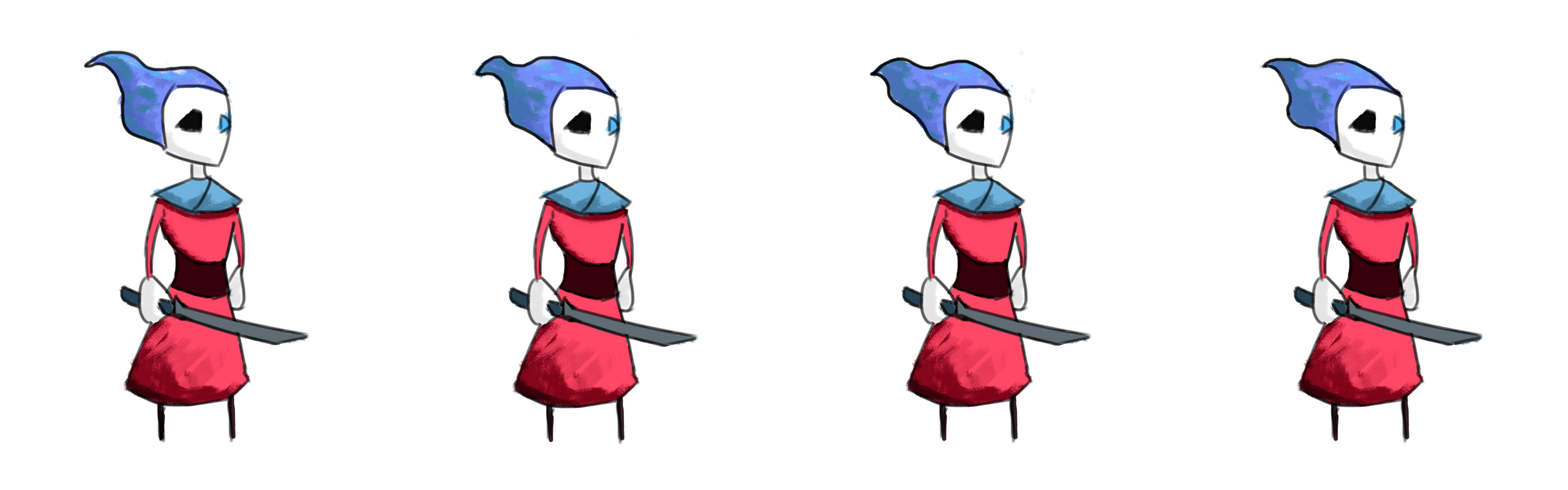
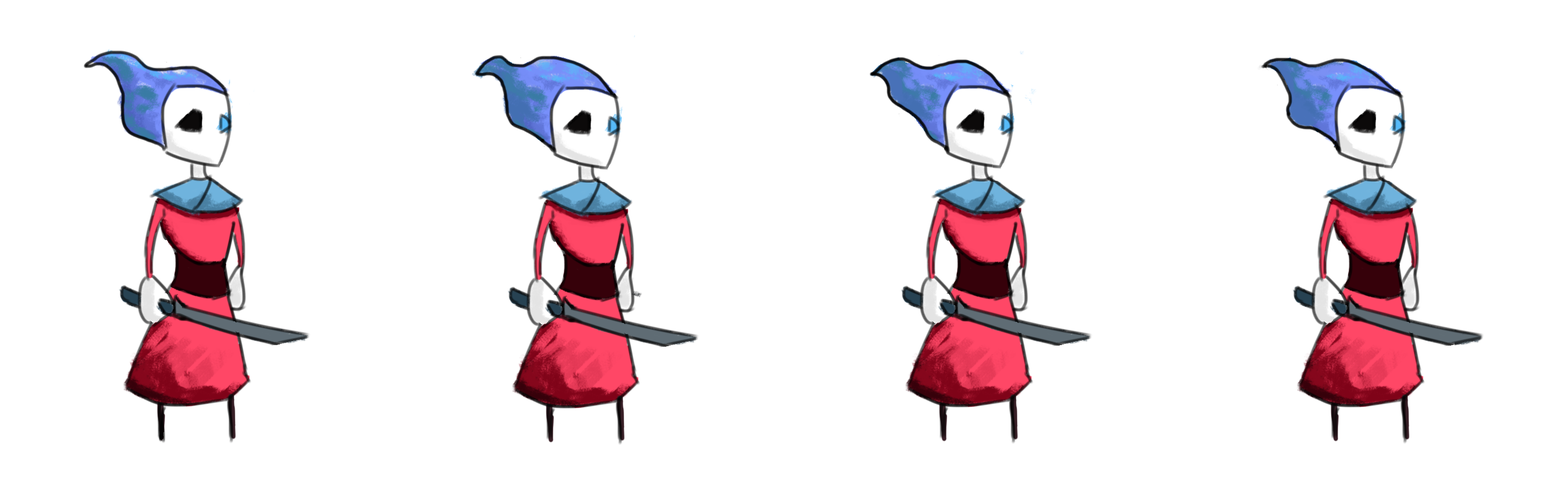
Layered file, before and after one edit (1568x490). Changes by layer:
added layer "Layer 5 copy" above "Layer 5" over [631, 290, 643, 298]
hid "Layer 2" over [631, 290, 643, 298]
